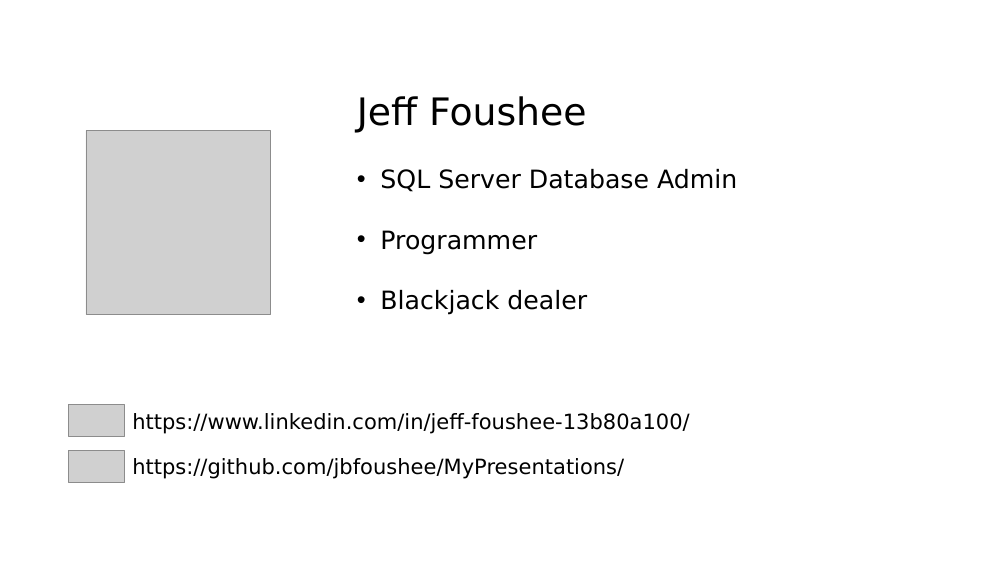
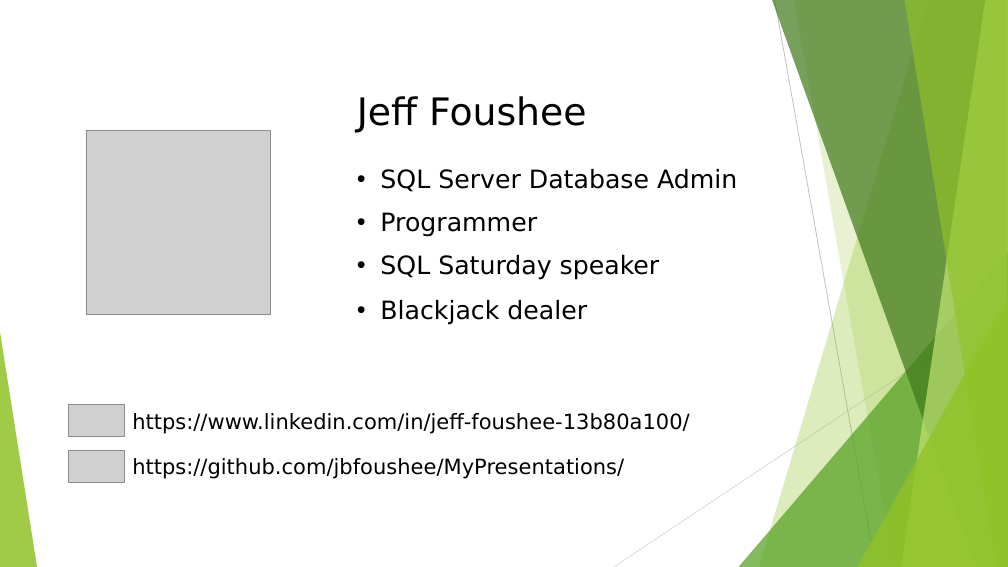
Before and after one commit to jbfoushee/MyPresentations, a slide deck: slide 4 of Datatables_and_Dataframes_to_SQL_Procs/User-defined Table Types.pptx (slide 2 before the commit). Drawn at 1008x567 pixels with LibreOffice and Linux fonts; fonts in the diff are those of the drawing; grey boxes stand for pictures. Boxes give left, top, right and bottom in pixels: in the first picture for what was removed or moved away, otherwise in the second. Text is boxed around its words. In the diff, an @@ line names an element or a change of style, - is before the commit and + after.

```diff
--- a/Datatables_and_Dataframes_to_SQL_Procs/User-defined Table Types.pptx
+++ b/Datatables_and_Dataframes_to_SQL_Procs/User-defined Table Types.pptx
@@ text at <box>380,255,660,280</box>: paragraph added @@
+• SQL Saturday speaker
@@ group added at <box>0,0,1008,567</box>: 5 freeform shapes, 3 triangles, 2 lines @@
```
Also in this commit, not shown: 17 other slides changed, 1 slide added, 1 slide removed.
